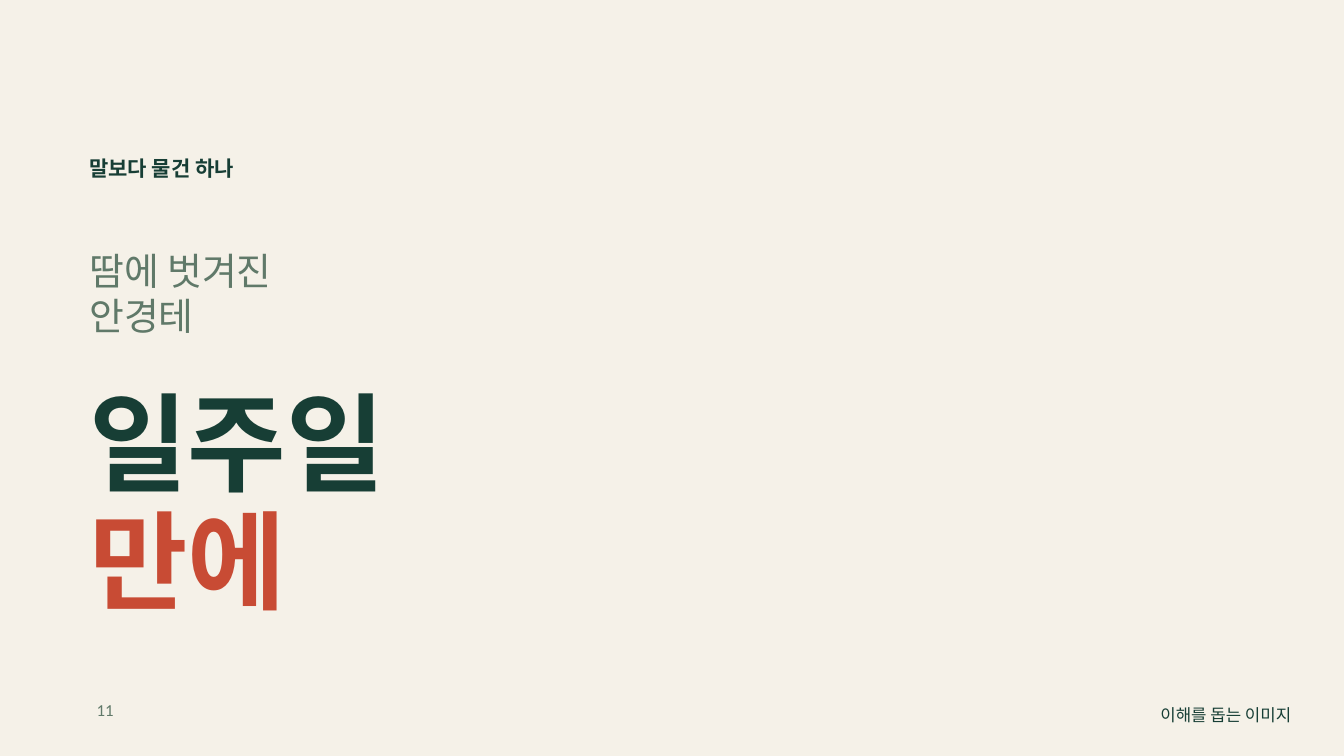
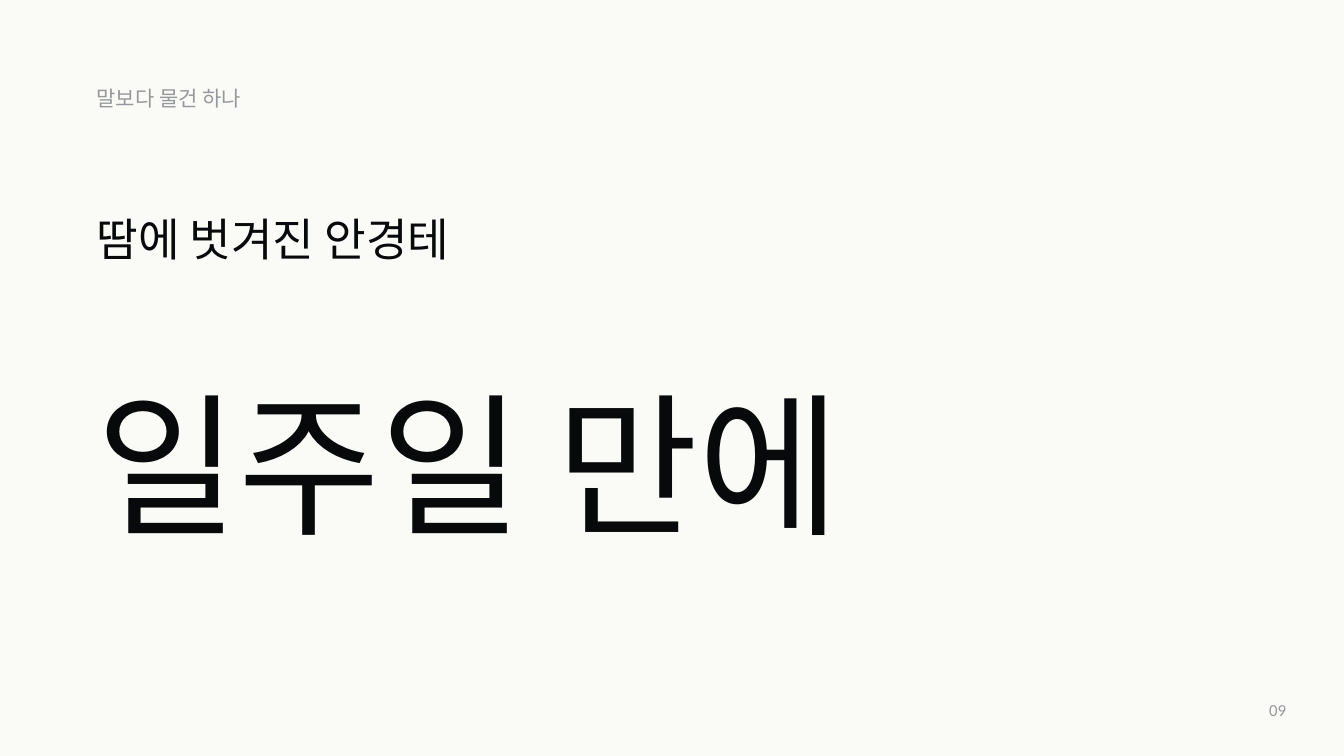
Before and after one commit to jaeyoung5178-bot/Presence, a slide deck: slide 9 of education/mentality/nozero400/NoZero-400Days.pptx (slide 11 before the commit). Drawn at 1344x756 pixels with LibreOffice and Linux fonts; fonts in the diff are those of the drawing; background and template pictures are left out. Boxes give left, top, right and bottom in pixels: in the first picture for what was removed or moved away, otherwise in the second. Text is boxed around its words. In the diff, an @@ line names an element or a change of style, - is before the commit and + after.

```diff
--- a/education/mentality/nozero400/NoZero-400Days.pptx
+++ b/education/mentality/nozero400/NoZero-400Days.pptx
@@ background picture (left out) to #FAFAF7 @@
@@ text "말보다 물건 하나" moved from (x1=89, y1=158, x2=234, y2=178) to (x1=97, y1=89, x2=241, y2=108) @@
@@ text "말보다 물건 하나" at (x1=97, y1=89, x2=241, y2=108): text colour #173E35 to #96989B, bold off @@
@@ text at (x1=97, y1=218, x2=450, y2=260): text changed; size 27 to 32.2 pt; text colour #607969 to #08090B @@
-땀에 벗겨진
-안경테
+땀에 벗겨진 안경테
@@ text at (x1=97, y1=395, x2=841, y2=535): text changed; size 76.5 to 110.2 pt; text colour #173E35 to #08090B; bold off @@
-일주일
+일주일 만에
@@ text removed at (x1=89, y1=511, x2=286, y2=611) @@
-만에
@@ text removed at (x1=97, y1=705, x2=114, y2=716) @@
-11
@@ text removed at (x1=1160, y1=707, x2=1291, y2=723) @@
-이해를 돕는 이미지
@@ text added at (x1=1269, y1=705, x2=1286, y2=716), 12 pt, text #96989B @@
+09
```
Also in this commit, not shown: 6 other slides changed, 28 slides added, 9 slides removed, 31 other files.
